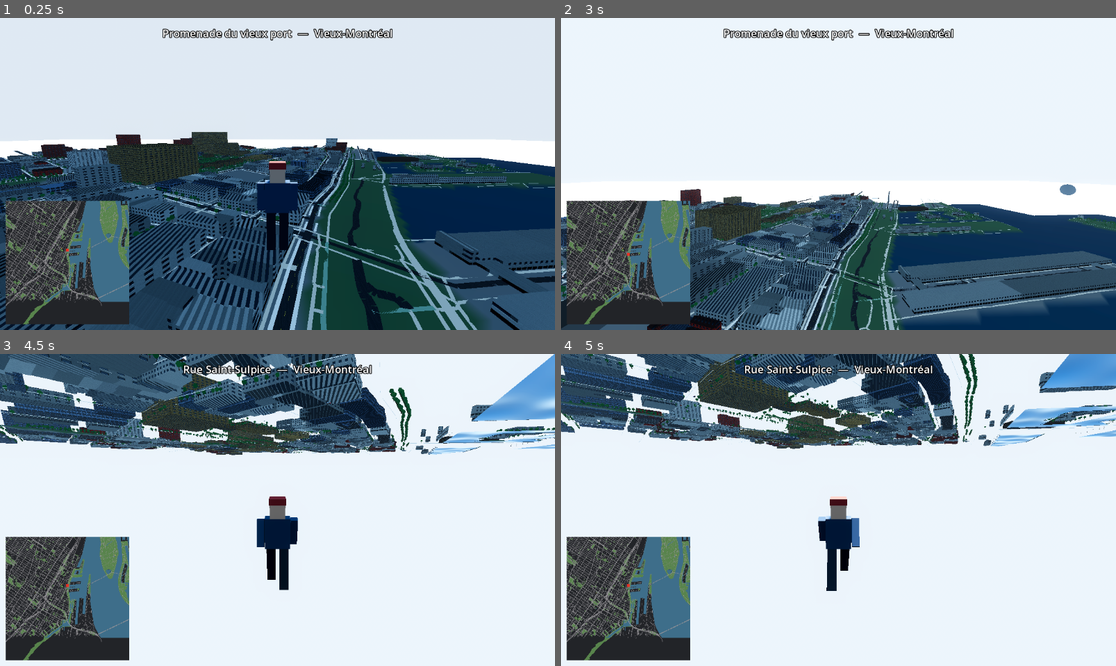
Above: before the commit, frames 1-4 (two rows, left to right).
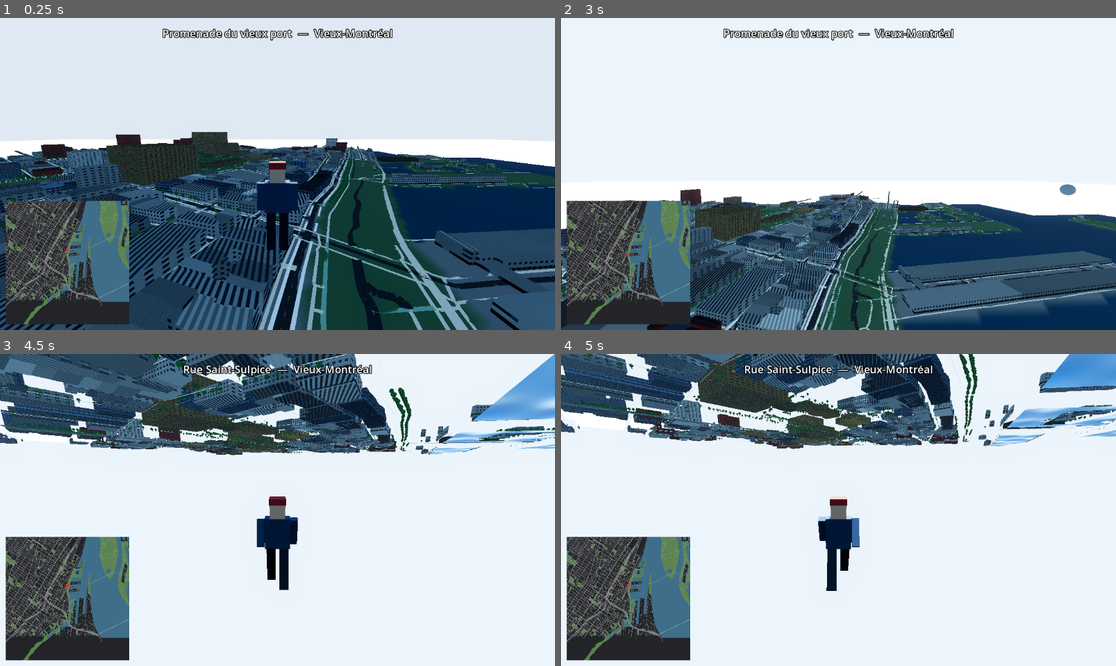
Above: after the commit, the same moments.

Repository: Aymanbalaa/grand-theft-poutine
Game: Godot game, scene res://scenes/main.tscn
The game is run twice, just before and just after one commit, with the same random seed, the same clock (stepped at 60 frames per second) and the same inputs.
Inputs (mouse positions are in pixels of both pictures, inside the frame that each line leads up to):
- Up to frame 1 (0.25 s): no input
- Up to frame 2 (3 s): move the mouse to (866, 174) at 0.52 s; hold Shift (sprint) 0.53-1.28 s; hold W (move_forward) from 0.53 s (still down); tap Space (jump) at 0.77, 1.52 s; move the mouse to (810, 174) at 1.27 s; tap F (toggle_fly) at 1.35 s; move the mouse to (849, 167) at 2.02 s; hold T 2.03-2.78 s; move the mouse to (832, 180) at 2.77 s; tap Q at 2.85 s
- Up to frame 3 (4.5 s): keep holding W (move_forward); tap Space (jump) at 3.02, 3.77 s; move the mouse to (316, 513) at 3.52 s; hold Shift (sprint) 3.53-4.28 s; move the mouse to (233, 506) at 4.27 s; tap F (toggle_fly) at 4.35 s
- Up to frame 4 (5 s): keep holding W (move_forward); tap Space (jump) at 4.52 s

The runs differ from the first frame. In frame 2, less than 0.1% of the frame differs, in the area x 0-2%, y 63-68%; in frame 3, 0.3%; in frame 4, 0.5%, in the area x 0-22%, y 16-26%.

Commit message:
game: headlights on the driven car at night

Diff:
--- a/game/scenes/car.tscn
+++ b/game/scenes/car.tscn
@@ -26,3 +26,19 @@
 
 [node name="CarCamera" type="Camera3D" parent="CamPivot/SpringArm3D"]
 far = 4000.0
+
+[node name="HeadlightL" type="SpotLight3D" parent="."]
+transform = Transform3D(1, 0, 0, 0, 0.99156, 0.12963, 0, -0.12963, 0.99156, -0.6, 0.72, -2.0)
+light_color = Color(1, 0.93, 0.8, 1)
+light_energy = 0.0
+spot_range = 32.0
+spot_angle = 30.0
+shadow_enabled = true
+
+[node name="HeadlightR" type="SpotLight3D" parent="."]
+transform = Transform3D(1, 0, 0, 0, 0.99156, 0.12963, 0, -0.12963, 0.99156, 0.6, 0.72, -2.0)
+light_color = Color(1, 0.93, 0.8, 1)
+light_energy = 0.0
+spot_range = 32.0
+spot_angle = 30.0
+shadow_enabled = true
--- a/game/scripts/car.gd
+++ b/game/scripts/car.gd
@@ -18,6 +18,8 @@
 var driven := false
 var speed := 0.0
 var steer_input := 0.0
+
+@onready var _headlights := [$HeadlightL as SpotLight3D, $HeadlightR as SpotLight3D]
 
 func park() -> void:
 	driven = false
@@ -63,3 +65,8 @@
 	move_and_slide()
 	if not driven and absf(speed) < 0.3 and is_on_floor():
 		park()
+	var sun := get_tree().get_first_node_in_group("sun")
+	var night: float = 0.0 if sun == null else sun.night_amount
+	var on := driven and night > 0.45
+	for h in _headlights:
+		(h as SpotLight3D).light_energy = 4.0 if on else 0.0
